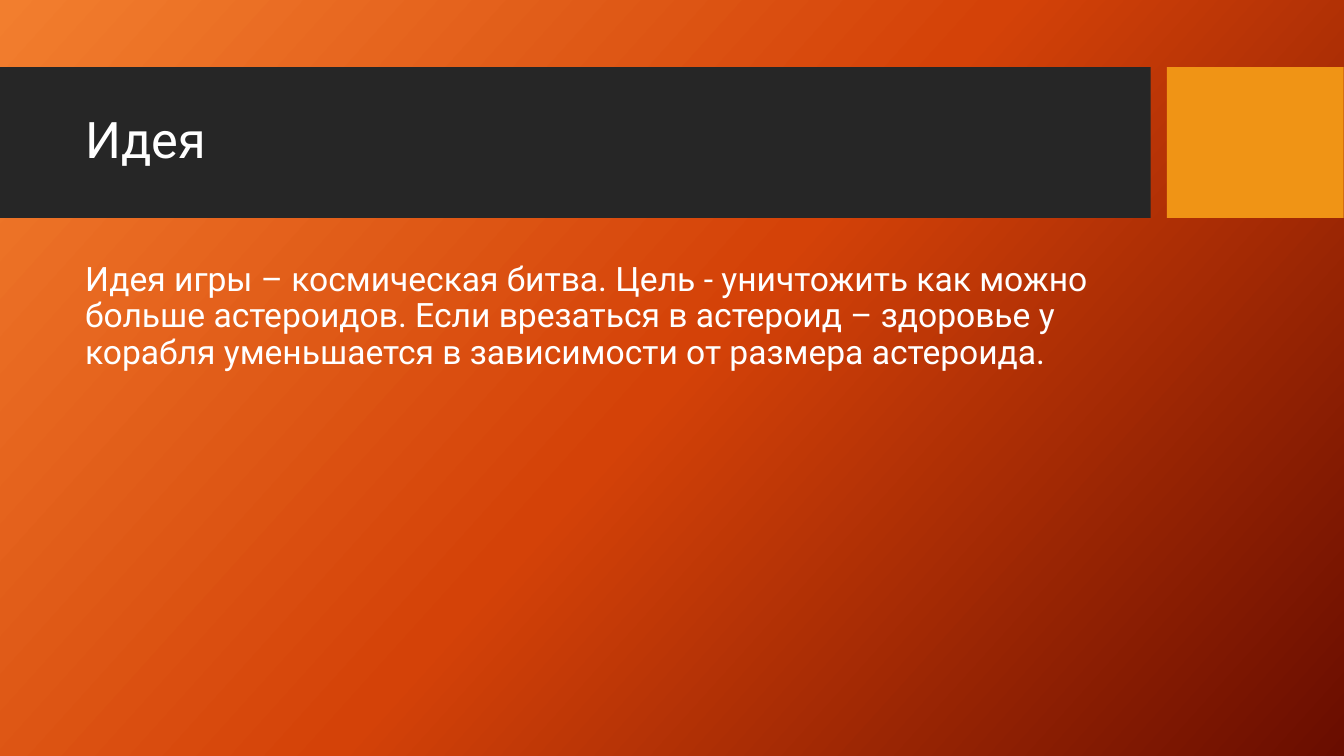
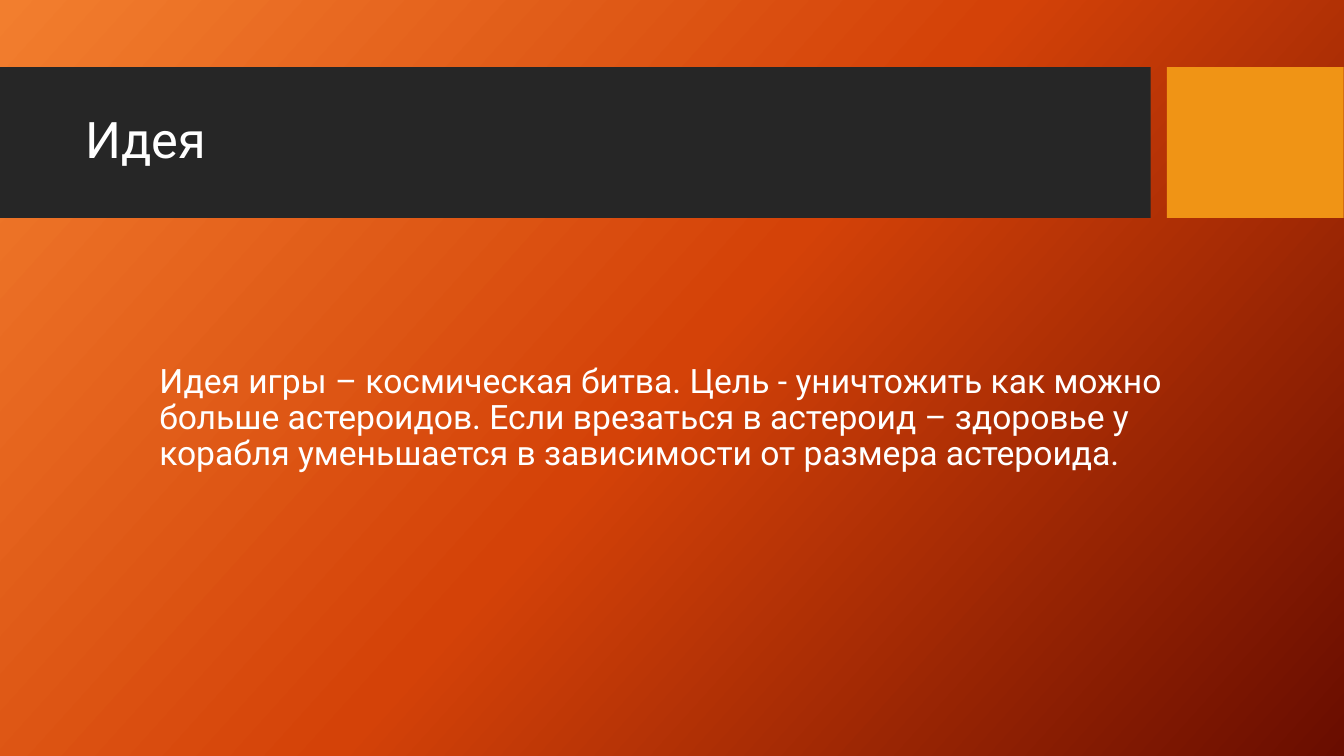
Before and after one commit to datpetr/Star_Battle, a slide deck: slide 2 of Проект ’STAR BATTLE’.pptx. Drawn at 1344x756 pixels with LibreOffice and Linux fonts; fonts in the diff are those of the drawing; background and template pictures are left out. Boxes give left, top, right and bottom in pixels: in the first picture for what was removed or moved away, otherwise in the second. Text is boxed around its words. In the diff, an @@ line names an element or a change of style, - is before the commit and + after.

```diff
--- a/Проект ’STAR BATTLE’.pptx
+++ b/Проект ’STAR BATTLE’.pptx
@@ text "Идея игры – космическая битва. ...": place and size @@
-text "Идея игры – космическая битва. ..." at <box>85,265,1087,371</box>
+text "Идея игры – космическая битва. ..." at <box>159,367,1162,472</box>
```
Also in this commit, not shown: 2 other slides changed, 2 other files.
